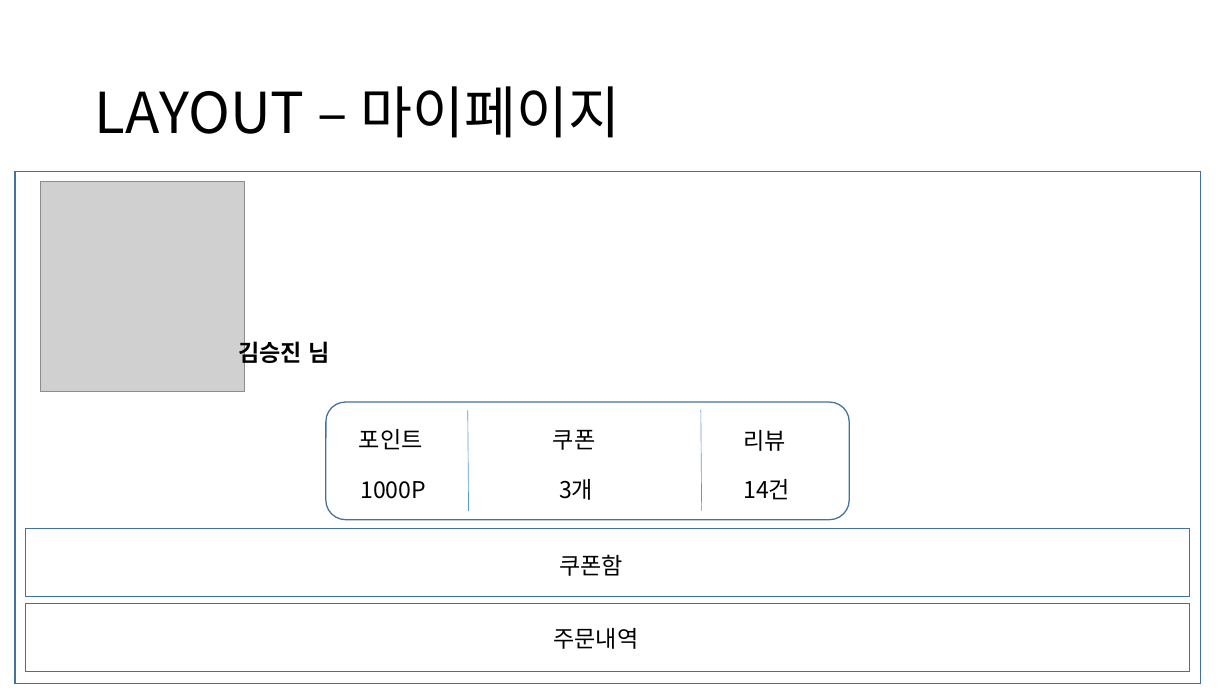
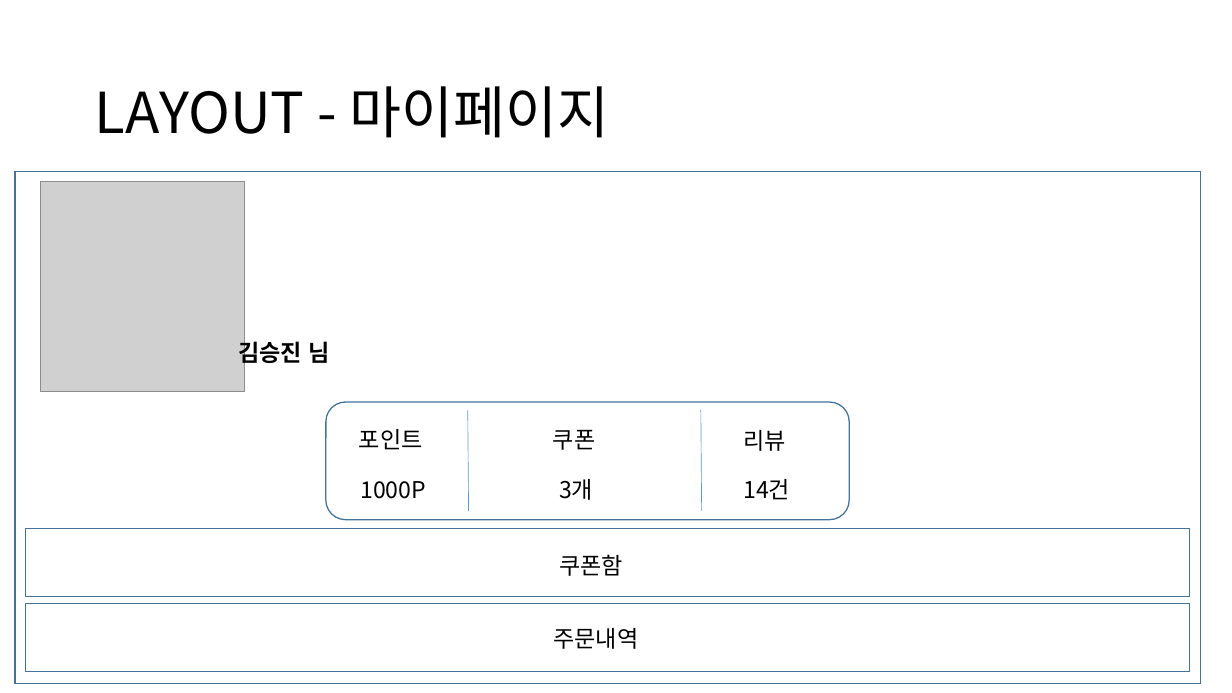
Before and after one commit to Camelllia/BaeminApplication, a slide deck: slide 10 of 202131205_김승진_실무게임프로그래밍_기획서.pptx (slide 9 before the commit). Drawn at 1232x693 pixels with LibreOffice and Linux fonts; fonts in the diff are those of the drawing; grey boxes stand for pictures. Boxes give left, top, right and bottom in pixels: in the first picture for what was removed or moved away, otherwise in the second. Text is boxed around its words. In the diff, an @@ line names an element or a change of style, - is before the commit and + after.

```diff
--- a/202131205_김승진_실무게임프로그래밍_기획서.pptx
+++ b/202131205_김승진_실무게임프로그래밍_기획서.pptx
@@ title at [95,86,610,138]: text changed @@
-LAYOUT – 마이페이지
+LAYOUT - 마이페이지
```
Also in this commit, not shown: 2 other slides changed, 7 slides added, 1 slide removed, 4 other files.
